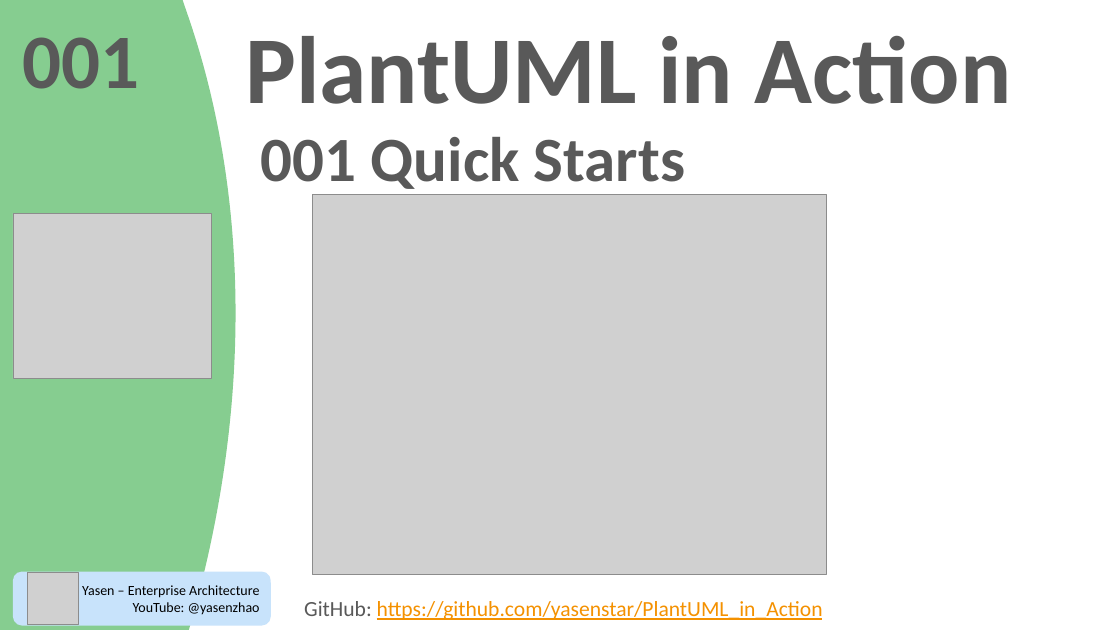
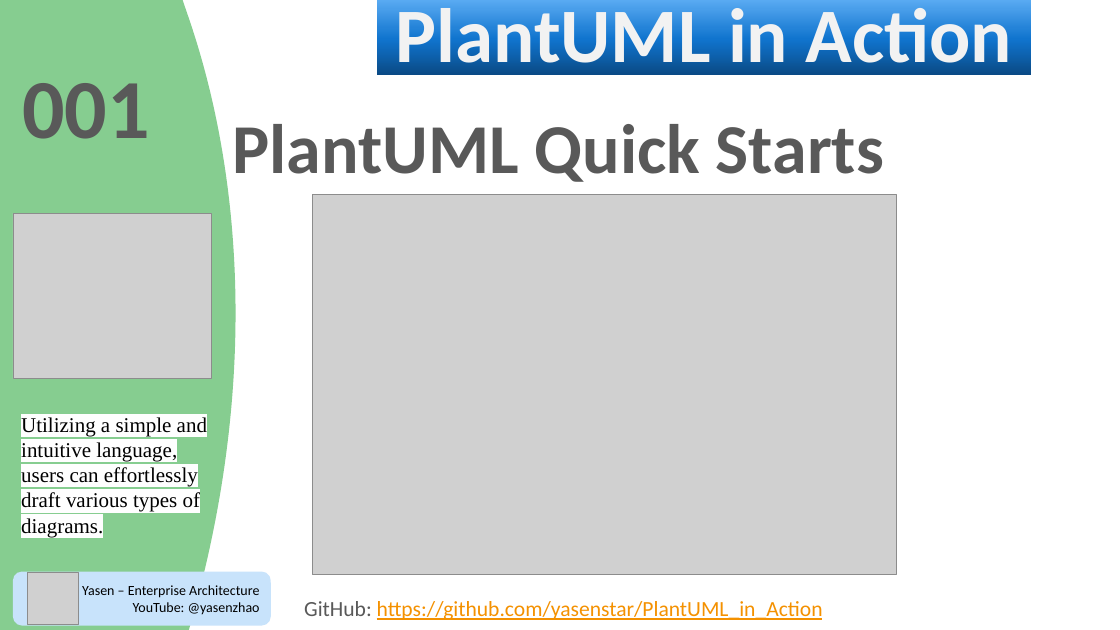
Before and after one commit to yasenstar/PlantUML_in_Action, a slide deck: slide 2 of PlantUML_in_Action.pptx. Drawn at 1120x630 pixels with LibreOffice and Linux fonts; fonts in the diff are those of the drawing; grey boxes stand for pictures; background and template pictures are left out. Boxes give left, top, right and bottom in pixels: in the first picture for what was removed or moved away, otherwise in the second. Text is boxed around its words. In the diff, an @@ line names an element or a change of style, - is before the commit and + after.

```diff
--- a/PlantUML_in_Action.pptx
+++ b/PlantUML_in_Action.pptx
@@ title "PlantUML in Action": place and size @@
-title "PlantUML in Action" at bbox=[245, 36, 1011, 104]
+title "PlantUML in Action" at bbox=[377, 0, 1032, 76]
@@ title "PlantUML in Action" at bbox=[377, 0, 1032, 76]: size 82 to 66 pt, text colour #595959 to #F2F2F2; alignment left to centre; vertical alignment bottom to middle; fill none to gradient #0A4A85 to #1074CE to #59AAF2 @@
@@ text "001": place and size @@
-text "001" at bbox=[22, 37, 139, 89]
+text "001" at bbox=[22, 83, 150, 139]
@@ text "001" at bbox=[22, 83, 150, 139]: size 66 to 72 pt @@
@@ text at bbox=[232, 124, 884, 182]: text changed; size 54 to 60 pt @@
-001 Quick Starts
+PlantUML Quick Starts
@@ picture: place and size @@
-picture at bbox=[313, 195, 827, 575]
+picture at bbox=[313, 195, 897, 575]
@@ text added at bbox=[21, 417, 207, 537], 18 pt, text #000000 @@
+Utilizing a simple and intuitive language, users can effortlessly draft various types of diagrams.
```
Also in this commit, not shown: 1 other file.
